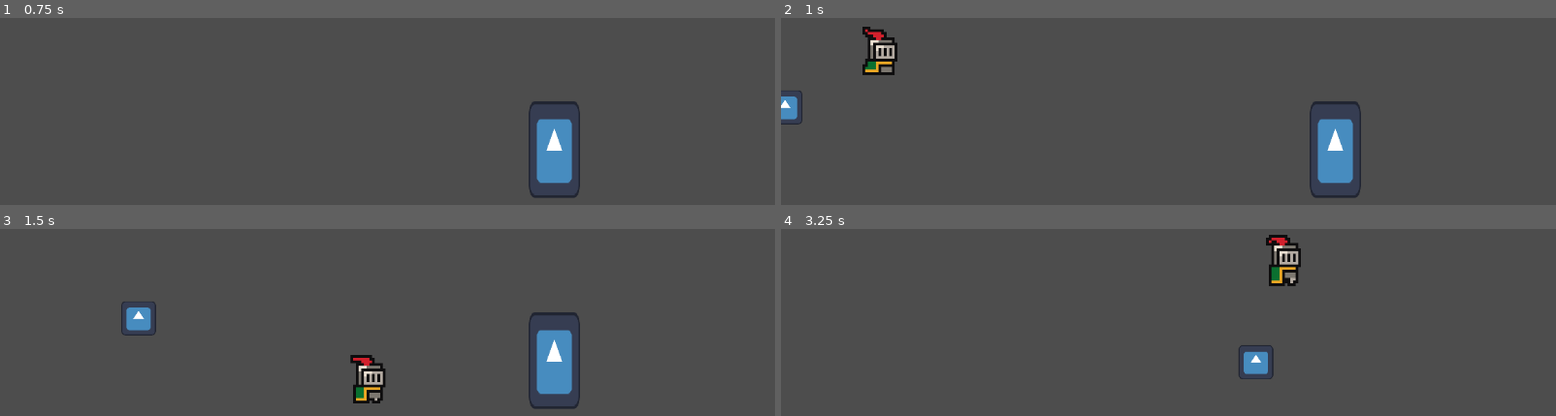
Above: before the commit, frames 1-4 (two rows, left to right).
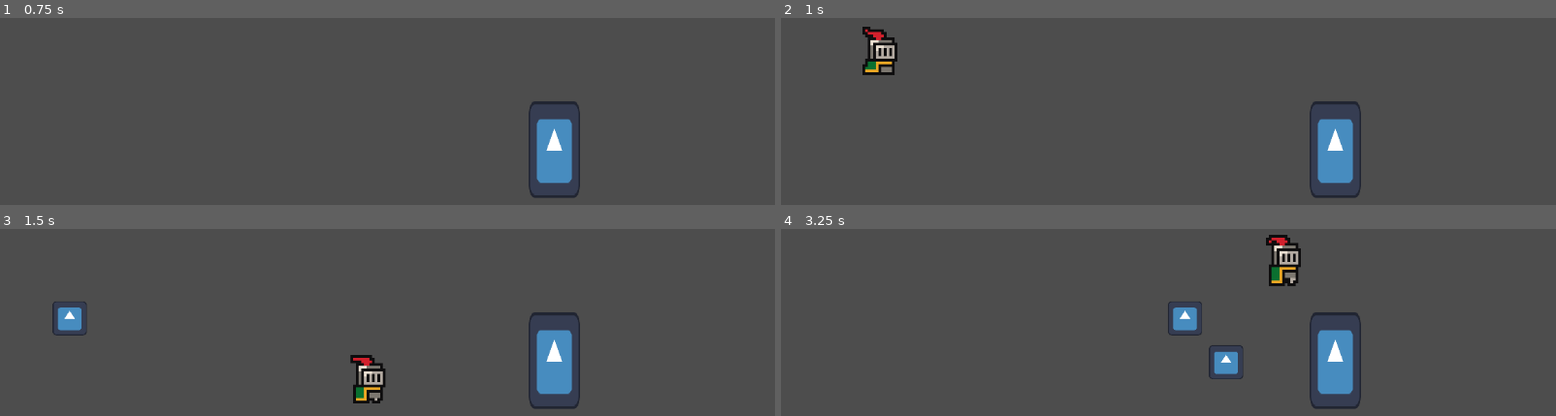
Above: after the commit, the same moments.

Repository: Smoresies/CCG2024Q4
Game: Godot game, scene res://scenes/sandbox.tscn
Two runs of this game, one before a commit and one after it. Both use one fixed random seed, a clock stepped at 60 frames per second and the inputs below. The engine's default icon, where the game draws it, is replaced by a stand-in: a white triangle on a blue panel in a dark square.
Inputs (mouse positions are in pixels of both pictures, inside the frame that each line leads up to):
- Up to frame 1 (0.75 s): tap Enter at 0.5 s; move the mouse to (558, 72) at 0.52 s; hold Right (right) from 0.53 s (still down); click (558, 72) at 0.6 s
- Up to frame 2 (1 s): keep holding Right (right); tap Space (jump) at 0.77, 0.8 s
- Up to frame 3 (1.5 s): keep holding Right (right); tap Space (jump) at 1.07, 1.35 s; move the mouse to (232, 326) at 1.27 s
- Up to frame 4 (3.25 s): tap Space (jump) at 1.52, 1.82, 2.3, 3.02 s; click (1013, 326) at 1.55 s; move the mouse to (outside the picture) at 2.02 s; release Right (right) at 2.03 s; hold A (left) 2.03-2.78 s; click (outside the picture) at 2.1 s; move the mouse to (1129, 391) at 2.77 s; hold Right (right) from 2.78 s (still down); click (1129, 391) at 2.85 s

Frame 1 is identical in both runs. In frame 2, 0.3% of the frame differs, in the area x 0-3%, y 38-57%; in frame 3, 1.0%; in frame 4, 3.5%, in the area x 49-75%, y 38-97%.
Error before the commit: Invalid access to property or key 'on_movement_input' on a base object of type 'Nil'. (res://scripts/entity/base_entity.gd:18)

Commit message:
Finished This stuff

Diff:
--- a/scenes/entity.tscn
+++ b/scenes/entity.tscn
@@ -62,6 +62,9 @@
 script = ExtResource("3_lcgwo")
 projectile_scene = ExtResource("4_fm3ym")
 projectile_spawn_position = NodePath("../PlayerMovementComponent")
+projectile_damage = 10
+projectile_healing = 5
+projectile_speed = 71
 lock_on_area = NodePath("../PlayerMovementComponent/Area2D")
 measurement_position = NodePath("../PlayerMovementComponent")
 time_between_target_updates_in_seconds = 0.25
--- a/scripts/entity/base_entity.gd
+++ b/scripts/entity/base_entity.gd
@@ -15,10 +15,11 @@
 func _ready() -> void:
 
 	# if the movement component and input component exist connect the movement together.
-	input_component.on_horizontal_movement_input.connect(movement_component.on_movement_input)
-	input_component.on_jump_input_started.connect(movement_component.on_jump_input_started)
-	input_component.on_jump_input.connect(movement_component.on_jump_input)
-	input_component.on_jump_input_cancelled.connect(movement_component.on_jump_input_cancelled)
+	if movement_component and input_component:
+		input_component.on_horizontal_movement_input.connect(movement_component.on_movement_input)
+		input_component.on_jump_input_started.connect(movement_component.on_jump_input_started)
+		input_component.on_jump_input.connect(movement_component.on_jump_input)
+		input_component.on_jump_input_cancelled.connect(movement_component.on_jump_input_cancelled)
 
 
 	for attack_component in attack_components:
--- a/scripts/entity/components/attack_components/player_attack_component.gd
+++ b/scripts/entity/components/attack_components/player_attack_component.gd
@@ -3,7 +3,7 @@
 @export var projectile_scene: PackedScene # The projectile scene to instantiate
 @export var projectile_spawn_position: Node2D
 @export var projectile_damage: int
-@export var projectile_hit_effects: Array
+@export var projectile_hit_effects: Array[int]
 @export var projectile_healing: int
 @export var projectile_speed: int
 
@@ -16,7 +16,7 @@
 	var projectile_instance: BaseProjectileComponent = projectile_scene.instantiate()
 	add_child(projectile_instance)
 	# Initialize the projectile
-	projectile_instance.init(projectile_spawn_position.global_position, 5, [1], 0, 200, Vector2.ZERO)
+	projectile_instance.init(projectile_spawn_position.global_position, projectile_damage, projectile_hit_effects, projectile_healing, projectile_speed, Vector2.RIGHT)
 	print("attacked")
 
 func on_attack_input() -> void:
--- a/scripts/entity/components/health_and_status_components/base_health_and_status_component.gd
+++ b/scripts/entity/components/health_and_status_components/base_health_and_status_component.gd
@@ -16,7 +16,7 @@
 
 
 ## The maximum health of the entity.
-@export var max_health: int = 10
+@export var max_health: int = 20
 ## The current health of the entity.
 var _current_health: int = max_health
 
@@ -45,24 +45,25 @@
 ## Reduces health based on the damage taken and the entity's defense.
 ## [param damage_to_take] int: The raw damage taken.
 func take_damage(damage_to_take: int) -> void:
-	var final_damage = max((damage_to_take - flat_defense_bonus) * percent_defense_bonus, 0)
+
+	var final_damage: int = max((damage_to_take - flat_defense_bonus) * percent_defense_bonus, 0)
 	_current_health -= final_damage
+	print("Took" + str(final_damage) + ", now " + str(_current_health))
 	on_damage_taken.emit()
 
 	if _current_health <= 0:
 		on_death.emit()
 
-
-
-
 ## Heals the entity, ensuring it doesn't go over max health.
 ## [param health_to_heal] int: The amount of health to restore.
-func heal_damage(health_to_heal: int) -> void:
-	if _current_health > 0:
-		var final_health_gain: int = min((_current_health + health_to_heal + flat_heal_bonus) * percent_heal_bonus)
-		_current_health = min(final_health_gain, max_health)
-		on_healed.emit()
+func heal_health(health_to_heal: int) -> void:
 
-## Free's the queue of the entity
+	var final_health_gain: int = max((health_to_heal + flat_heal_bonus) * percent_heal_bonus, 0)
+	_current_health = min(final_health_gain + _current_health, max_health)
+	print("Healed" + str(final_health_gain) + ", now " + str(_current_health))
+	on_healed.emit()
+
+## Destroys this entity
 func _die() -> void:
+	print("died")
 	self.get_parent().queue_free()
--- a/scripts/entity/components/projectile_components/base_projectile_component.gd
+++ b/scripts/entity/components/projectile_components/base_projectile_component.gd
@@ -2,7 +2,7 @@
 
 var damage: int = 20 # Damage inflicted by the projectile
 var healing: int = 0
-var move_speed: int = 100
+var move_speed: int = 0
 var on_hit_effects: Array[int] = [] # Integer for now, change to status_effect once implemented
 var target_location: Vector2 = Vector2.ZERO
 var velocity: Vector2 = Vector2.ZERO
@@ -14,12 +14,13 @@
 	self.move_speed = set_move_speed
 	self.target_location = set_target_location
 	global_position = set_starting_position
+	velocity = set_target_location * move_speed # We only shooting right
 
 func _ready() -> void:
 	# Connect the area_entered signal
+	body_entered.connect(_heal_health)
 	body_entered.connect(_deal_damage)
 
-	velocity = (Vector2.RIGHT) * move_speed # We only shooting right
 
 func _deal_damage(body: Node2D) -> void:
 	var parent: BaseEntity = body.get_parent()
@@ -31,6 +32,11 @@
 	#         area.apply_status_effect(effect)
 	queue_free()
 
+func _heal_health(body: Node2D) -> void:
+	var parent: BaseEntity = body.get_parent()
+	var parent_health_component: BaseHealthAndStatusComponent = parent.health_and_status_component
+	parent_health_component.heal_health(healing)
+
 
 func _physics_process(delta: float) -> void:
 	position += velocity * delta
Not shown: 1 places in scenes/entity.tscn that only renumber resources
